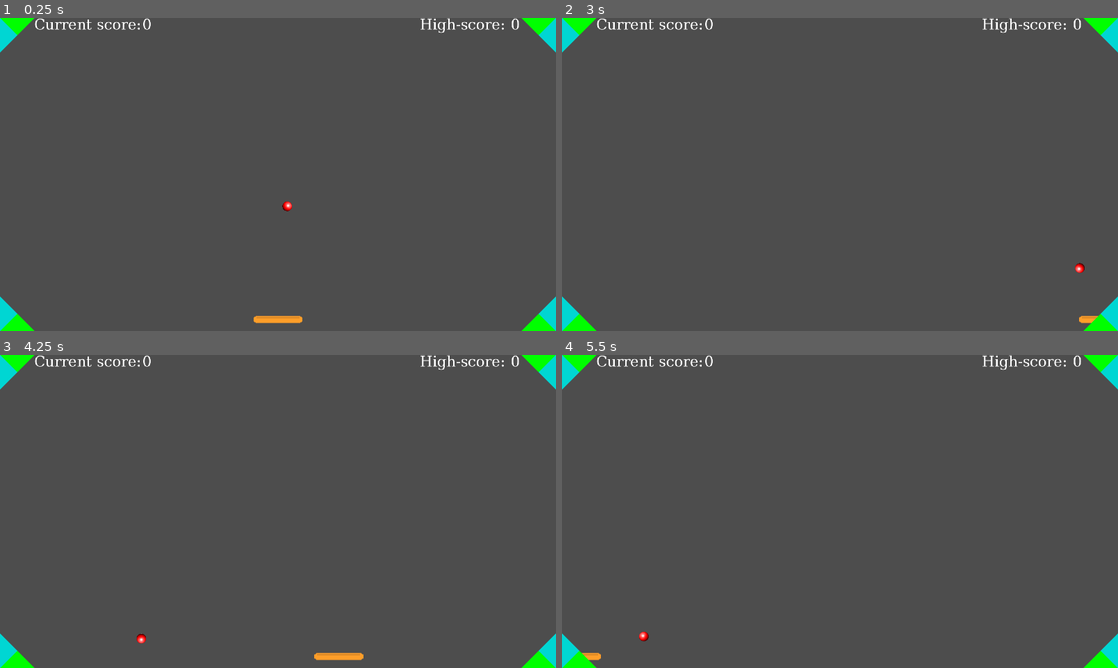
Above: before the commit, frames 1-4 (two rows, left to right).
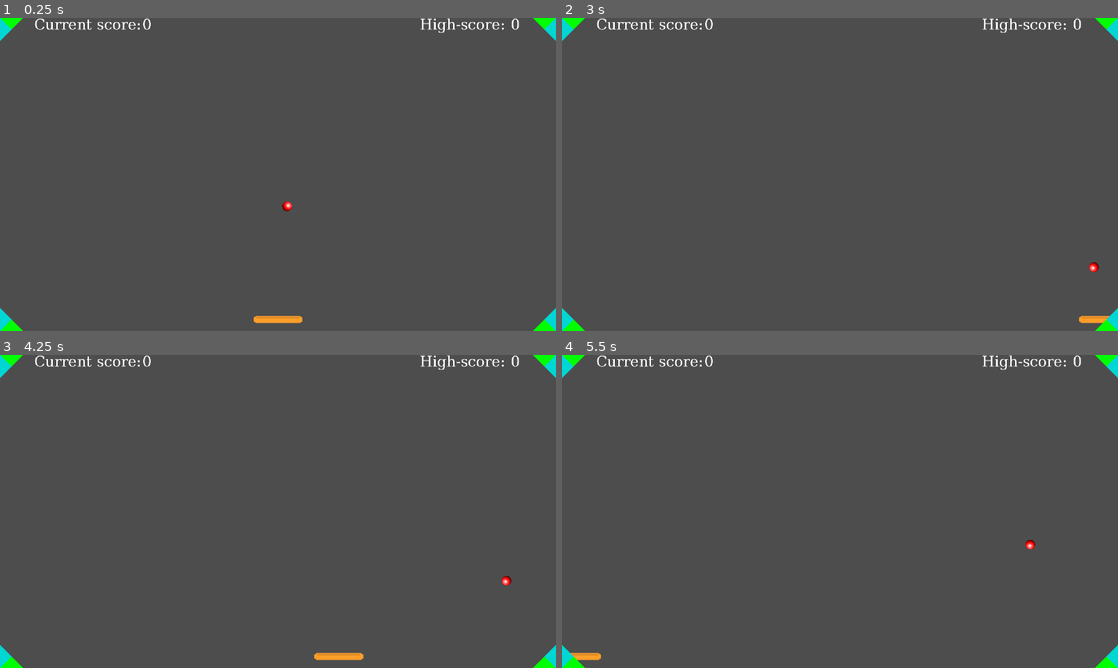
Above: after the commit, the same moments.

Repository: Archaoss/OneLastBrick
Game: Godot game, scene res://scenes/main.tscn
Same seed, same stepped clock (60 frames per second), same inputs: the game is played once before the commit and once after it.
Inputs:
- Up to frame 1 (0.25 s): no input
- Up to frame 2 (3 s): hold D (move_right) 0.53-1.28 s; hold A (move_left) 1.28-2.03 s; hold D (move_right) from 2.03 s (still down)
- Up to frame 3 (4.25 s): release D (move_right) at 3.53 s; hold A (move_left) from 3.53 s (still down)
- Up to frame 4 (5.5 s): keep holding A (move_left)

The runs differ from the first frame. In frame 1, 0.8% of the frame differs, in the area x 0-100%, y 0-100%; in frame 2, 0.9%; in frame 3, 0.9%; in frame 4, 0.9%.

Commit message:
thinking about going full code

Diff:
--- a/src/scenes/walls.tscn
+++ b/src/scenes/walls.tscn
@@ -20,24 +20,24 @@
 
 [sub_resource type="WorldBoundaryShape2D" id="WorldBoundaryShape2D_o5ak5"]
 normal = Vector2(1, 1)
-distance = 60.0
+distance = 40.0
 
 [sub_resource type="WorldBoundaryShape2D" id="WorldBoundaryShape2D_rxgo1"]
 normal = Vector2(-1, 1)
-distance = 60.0
+distance = 40.0
 
 [sub_resource type="WorldBoundaryShape2D" id="WorldBoundaryShape2D_bs6iv"]
 normal = Vector2(1, -1)
-distance = 60.0
+distance = 40.0
 
 [sub_resource type="WorldBoundaryShape2D" id="WorldBoundaryShape2D_ny5i2"]
 normal = Vector2(-1, -1)
-distance = 60.0
+distance = 40.0
 
 [node name="Walls" type="StaticBody2D"]
 physics_material_override = SubResource("PhysicsMaterial_24pvo")
 script = ExtResource("1_ida5c")
-corner_offset = 60
+corner_offset = 40
 
 [node name="Left" type="CollisionShape2D" parent="."]
 shape = SubResource("WorldBoundaryShape2D_6eqqo")
@@ -68,23 +68,23 @@
 
 [node name="SpriteTL" type="Sprite2D" parent="."]
 rotation = 0.785398
-scale = Vector2(84.8528, 84.8528)
+scale = Vector2(56.5685, 56.5685)
 texture = ExtResource("2_spq1w")
 
 [node name="SpriteTR" type="Sprite2D" parent="."]
 position = Vector2(1920, 0)
 rotation = 0.785398
-scale = Vector2(84.8528, 84.8528)
+scale = Vector2(56.5685, 56.5685)
 texture = ExtResource("2_spq1w")
 
 [node name="SpriteBL" type="Sprite2D" parent="."]
 position = Vector2(0, 1080)
 rotation = 0.785398
-scale = Vector2(84.8528, 84.8528)
+scale = Vector2(56.5685, 56.5685)
 texture = ExtResource("2_spq1w")
 
 [node name="SpriteBR" type="Sprite2D" parent="."]
 position = Vector2(1920, 1080)
 rotation = 0.785398
-scale = Vector2(84.8528, 84.8528)
+scale = Vector2(56.5685, 56.5685)
 texture = ExtResource("2_spq1w")
